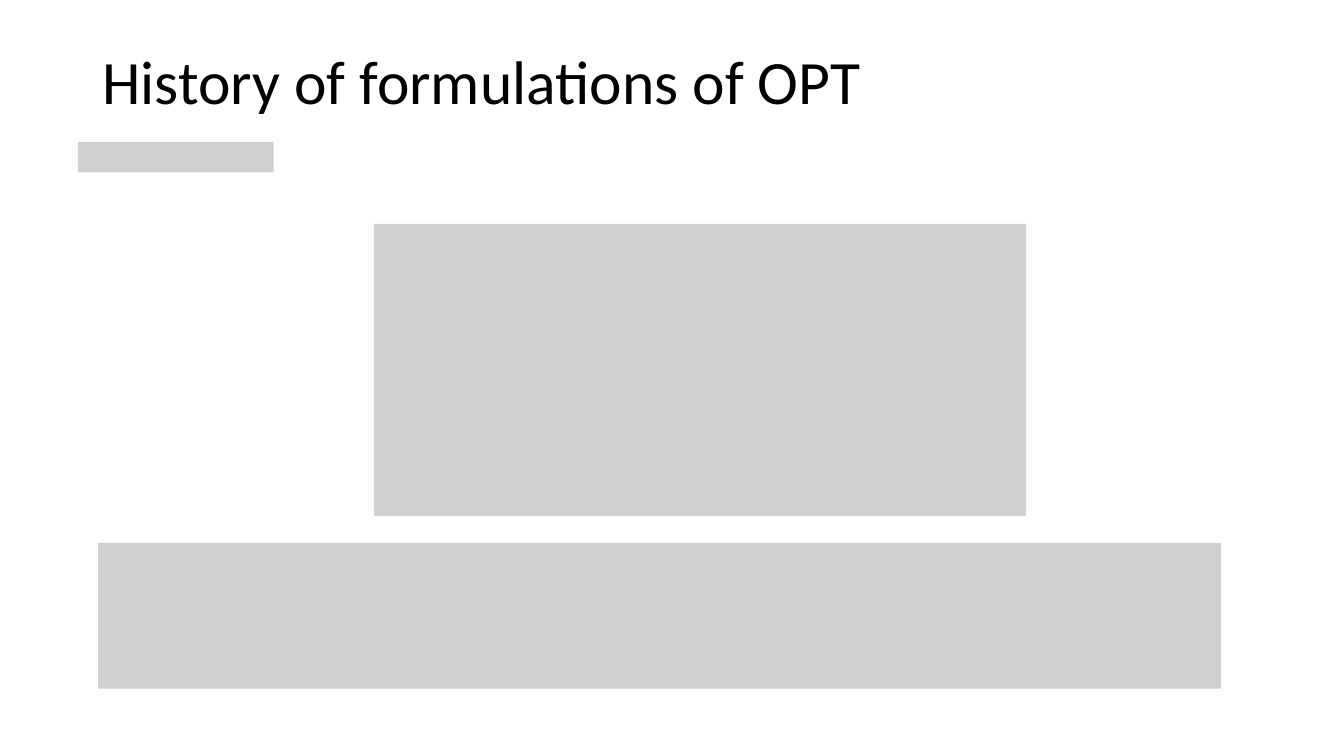
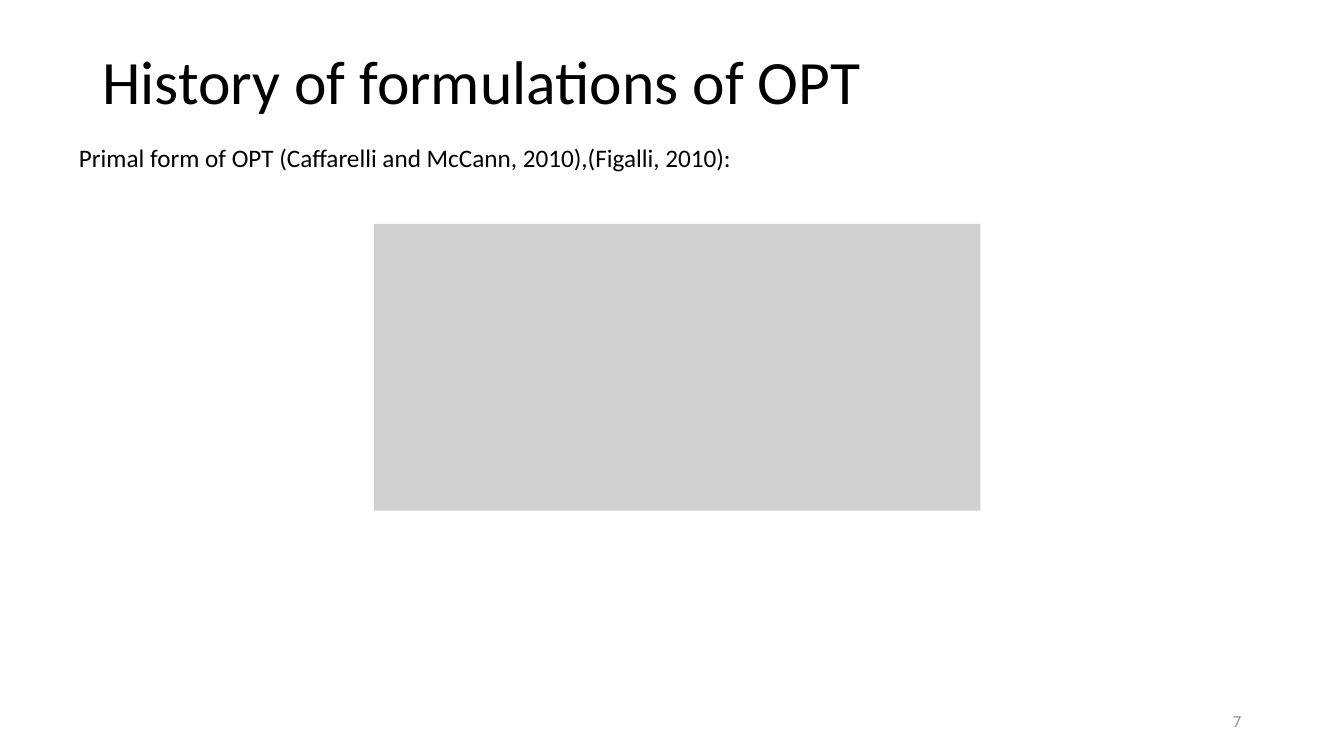
Before and after one commit to yikun-baio/sliced_opt, a slide deck: slide 7 of Sliced Optimal Partial Transport/report/OPT_Yikun.pptx (slide 8 before the commit). Drawn at 1344x756 pixels with LibreOffice and Linux fonts; fonts in the diff are those of the drawing; grey boxes stand for pictures. Boxes give left, top, right and bottom in pixels: in the first picture for what was removed or moved away, otherwise in the second. Text is boxed around its words. In the diff, an @@ line names an element or a change of style, - is before the commit and + after.

```diff
--- a/Sliced Optimal Partial Transport/report/OPT_Yikun.pptx
+++ b/Sliced Optimal Partial Transport/report/OPT_Yikun.pptx
@@ picture removed at (78, 142, 273, 172) @@
@@ text added at (79, 148, 730, 172), 18 pt, text #000000 @@
+Primal form of OPT (Caffarelli and McCann, 2010),(Figalli, 2010):
@@ picture: place and size @@
-picture at (374, 224, 1026, 516)
+picture at (374, 224, 981, 511)
@@ picture removed at (98, 543, 1221, 690) @@
@@ page number added at (1233, 716, 1241, 727), 12 pt, text #8C8C8C @@
+7
```
Also in this commit, not shown: 48 other slides changed, 5 slides added, 23 other files.
